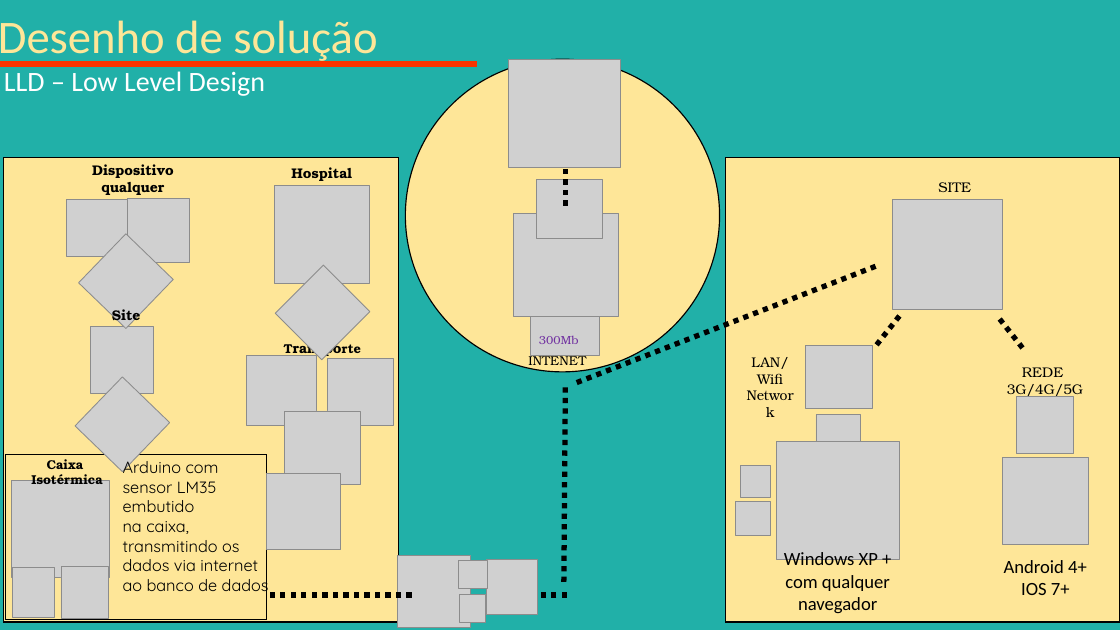
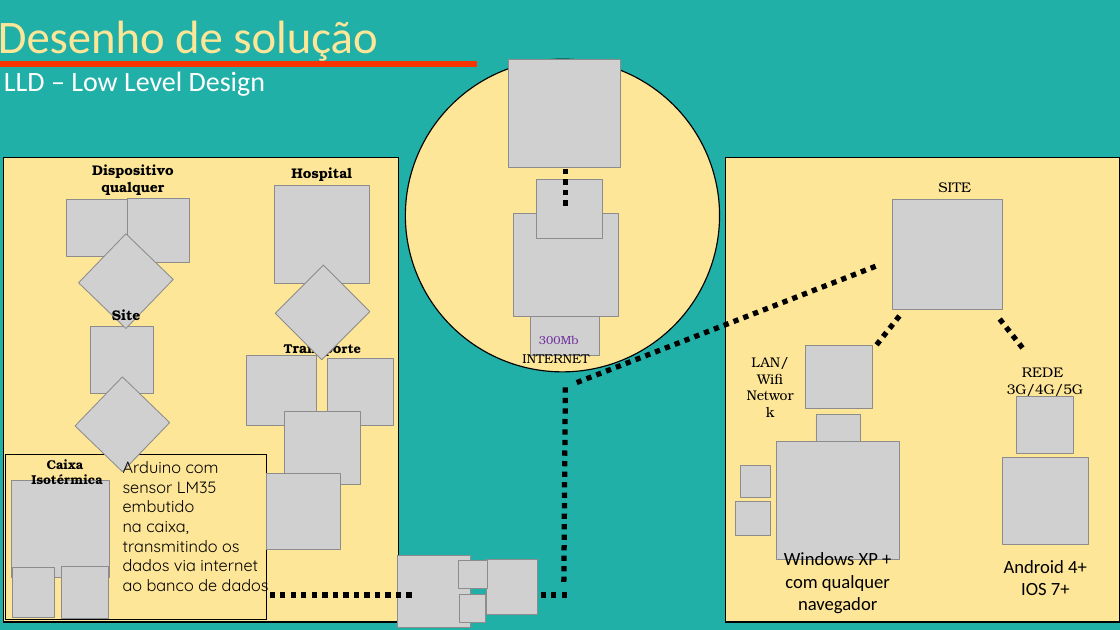
Before and after one commit to BrunoRGSilva/CyberLife, a slide deck: slide 2 of HLD e LLD/HLD e LLD projeto .pptx. Drawn at 1120x630 pixels with LibreOffice and Linux fonts; fonts in the diff are those of the drawing; grey boxes stand for pictures. Boxes give left, top, right and bottom in pixels: in the first picture for what was removed or moved away, otherwise in the second. Text is boxed around its words. In the diff, an @@ line names an element or a change of style, - is before the commit and + after.

```diff
--- a/HLD e LLD/HLD e LLD projeto .pptx
+++ b/HLD e LLD/HLD e LLD projeto .pptx
@@ text at box(522, 351, 589, 367): text changed @@
-INTENET
+INTERNET
```
Also in this commit, not shown: 1 other slide changed.
